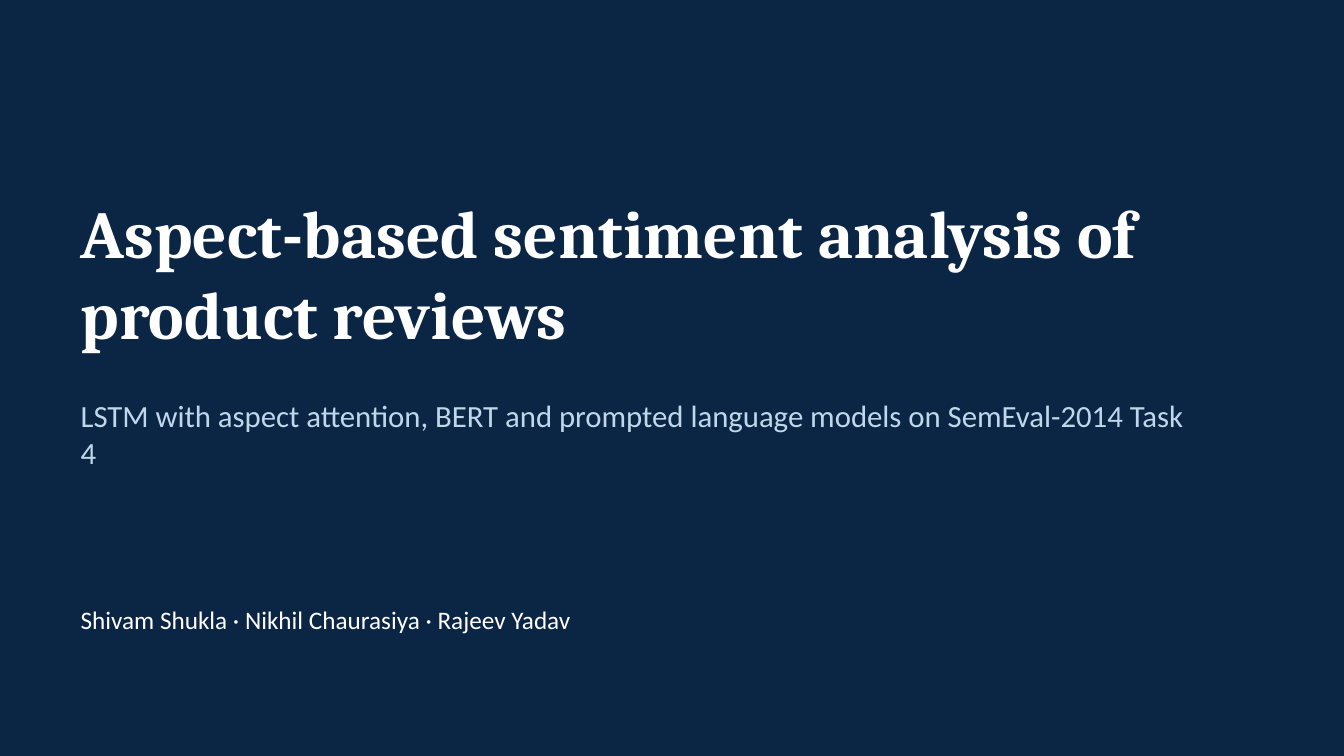
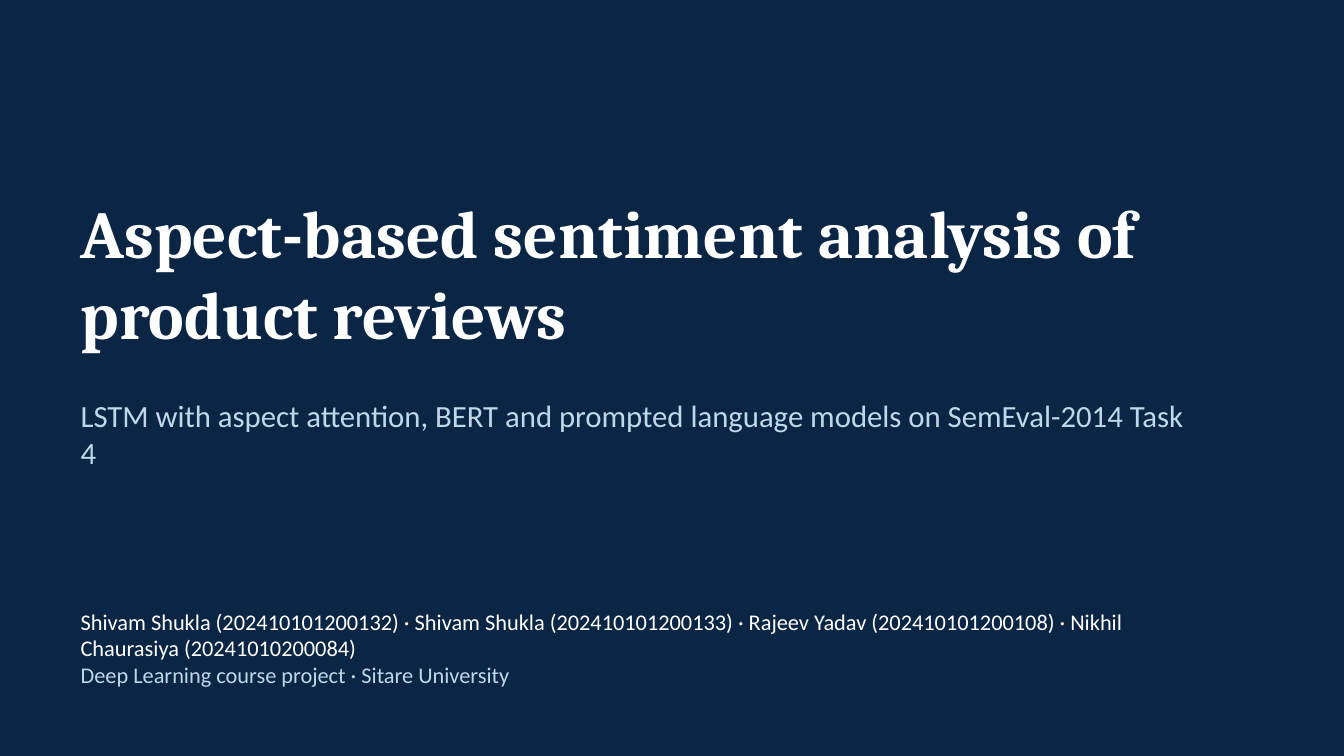
Before and after one commit to Shivam-Shukla0/aspect-based-sentiment-analysis, a slide deck: slide 1 of reports/slides.pptx. Drawn at 1344x756 pixels with LibreOffice and Linux fonts; fonts in the diff are those of the drawing. Boxes give left, top, right and bottom in pixels: in the first picture for what was removed or moved away, otherwise in the second. Text is boxed around its words. In the diff, an @@ line names an element or a change of style, - is before the commit and + after.

Commit message:
docs(report): list the four authors, roll numbers and university (#164)
The report title block and the title slide now name the four team members with their roll numbers and say the work is a Sitare University Deep Learning course project.

```diff
--- a/reports/slides.pptx
+++ b/reports/slides.pptx
@@ text at (81, 614, 1122, 687): text changed; size 18 to 16 pt @@
-Shivam Shukla · Nikhil Chaurasiya · Rajeev Yadav
+Shivam Shukla (202410101200132) · Shivam Shukla (202410101200133) · Rajeev Yadav (202410101200108) · Nikhil Chaurasiya (20241010200084)
+Deep Learning course project · Sitare University
```
Also in this commit, not shown: 3 other slides changed, 1 other file.
